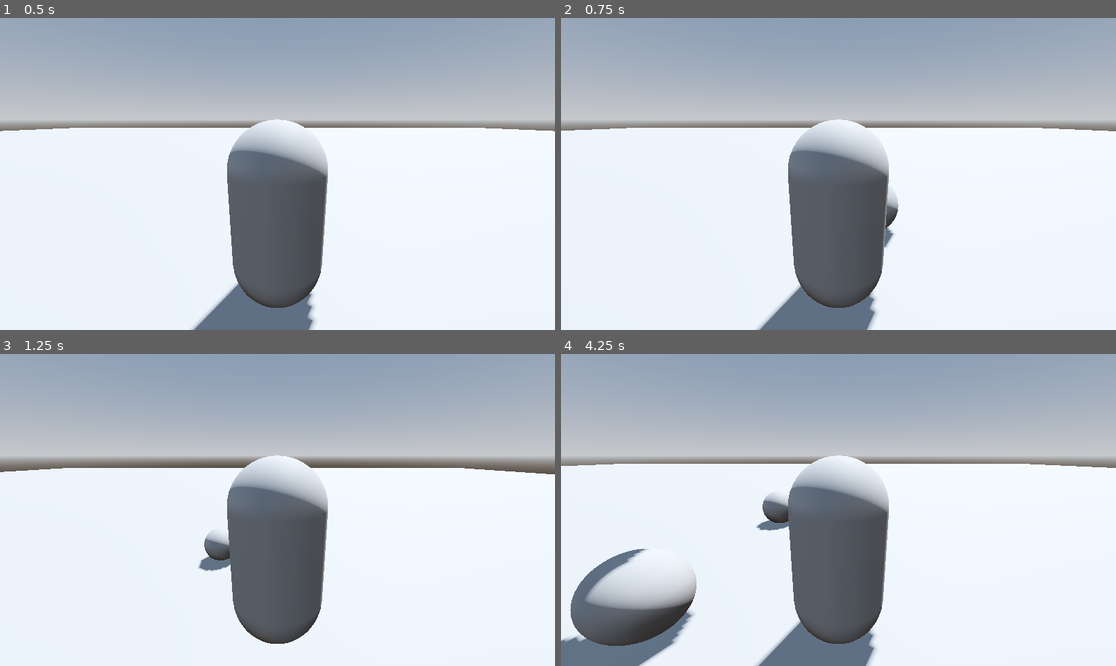
Above: before the commit, frames 1-4 (two rows, left to right).
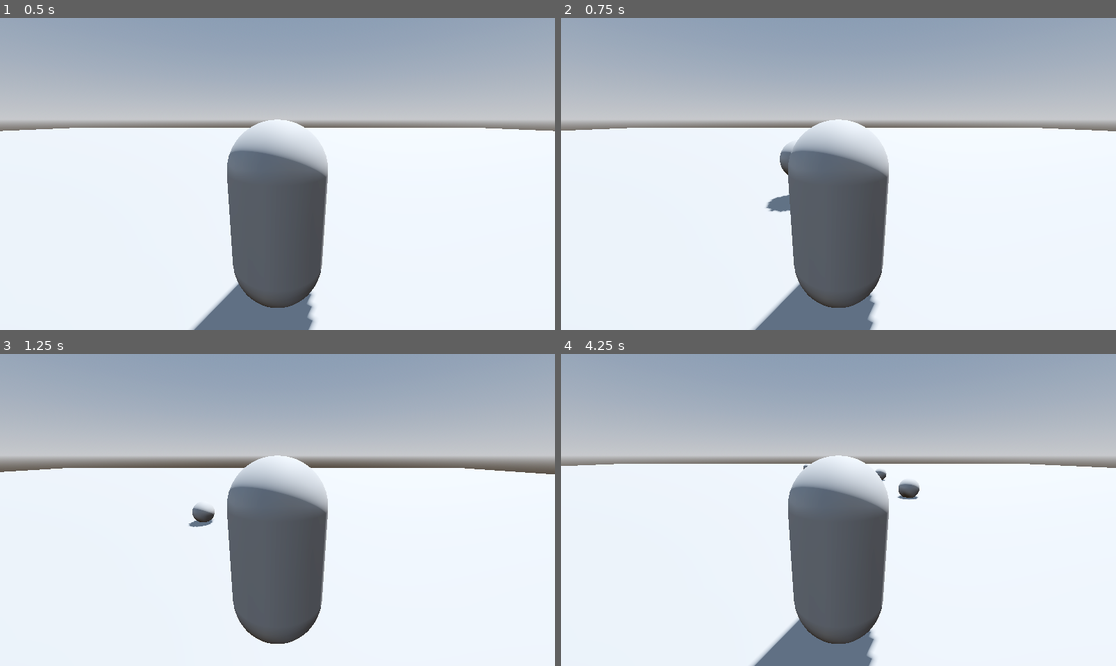
Above: after the commit, the same moments.

Repository: AlexanderMendivil/simple-rpg
Game: Godot game, scene res://scenes/test_scene.tscn
The game is run twice, just before and just after one commit, with the same random seed, the same clock (stepped at 60 frames per second) and the same inputs.
Inputs (mouse positions are in pixels of both pictures, inside the frame that each line leads up to):
- Up to frame 1 (0.5 s): no input
- Up to frame 2 (0.75 s): move the mouse to (960, 158) at 0.52 s; press the mouse at (960, 158) at 0.53 s; hold D (move_right) from 0.53 s (still down)
- Up to frame 3 (1.25 s): keep holding D (move_right); tap Space (jump) at 0.77 s
- Up to frame 4 (4.25 s): move the mouse to (727, 525) at 1.27 s; release D (move_right) at 1.28 s; release the mouse at (727, 525) at 1.28 s; hold S (move_back) 1.28-2.03 s; click (727, 525) at 1.35 s; tap Space (jump) at 1.52, 3.02, 3.77 s; move the mouse to (894, 441) at 2.02 s; press the mouse at (894, 441) at 2.03 s; hold D (move_right) 2.03-2.78 s; move the mouse to (810, 572) at 2.77 s; release the mouse at (810, 572) at 2.78 s; hold W (move_forward) 2.78-3.53 s; click (810, 572) at 2.85 s; move the mouse to (1005, 556) at 3.52 s; press the mouse at (1005, 556) at 3.53 s; hold A (move_left) from 3.53 s (still down)

Frame 1 is identical in both runs. In frame 2, 0.9% of the frame differs, in the area x 2-99%, y 35-100%; in frame 3, 0.8%; in frame 4, 6.8%, in the area x 0-65%, y 35-100%.

Commit message:
applying impulse instead of force, WIP

Diff:
--- a/player/player.gd
+++ b/player/player.gd
@@ -47,8 +47,12 @@
 	mouse_motion = Vector2.ZERO
 
 func cast_spell() -> void:
+
 	var cast_direction: Vector3 = global_position
-	var casted_spell = spell.instantiate()
+	print(cast_direction)
+	var casted_spell: Node3D = spell.instantiate()
+	casted_spell.global_position = Vector3(cast_direction.x, cast_direction.y, -(cast_direction.z + 0.5))
+	print(casted_spell.global_position)
 	add_child(casted_spell)
-	var direction = Vector3(cast_direction.y + 1, cast_direction.x, cast_direction.z - 1)
+	var direction = Vector3(cast_direction.x, cast_direction.y, -cast_direction.z)
 	casted_spell.cast(direction)
--- a/spells/fire_ball.gd
+++ b/spells/fire_ball.gd
@@ -1,7 +1,7 @@
 extends Node3D
 class_name FireBall
 
-@export var force = 100
+@export var force = 10
 # Called when the node enters the scene tree for the first time.
 func _ready():
 	pass # Replace with function body.
@@ -15,9 +15,5 @@
 
 
 func cast(direction: Vector3):
-	global_position = direction
-	var rigid_body = get_children()[0]
-	print("y: ",direction.y)
-	print("z: ",direction.z)
-	print("x: ",direction.x)
-	rigid_body.apply_force(Vector3(10, 0, -force), Vector3(direction.y, direction.x, -direction.z))
+	var rigid_body = find_child('RigidBody3D')
+	rigid_body.apply_impulse(Vector3(0, 1, -force), direction)
